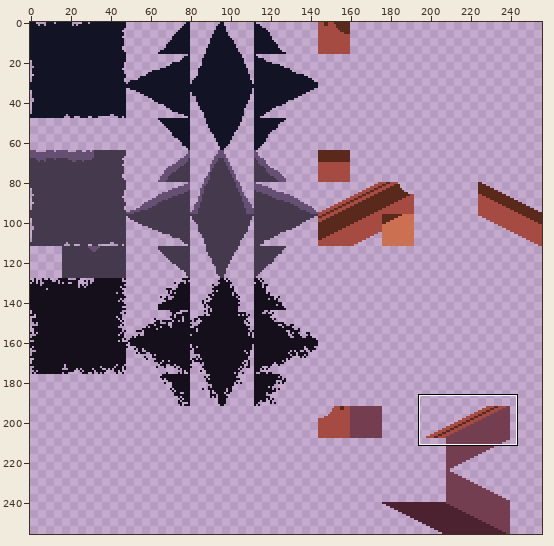
Pixel-art file: assets/Tile/Cave.ase. Above: a wide view before the commit, with the close-up outlined.
Close-up. Old version:
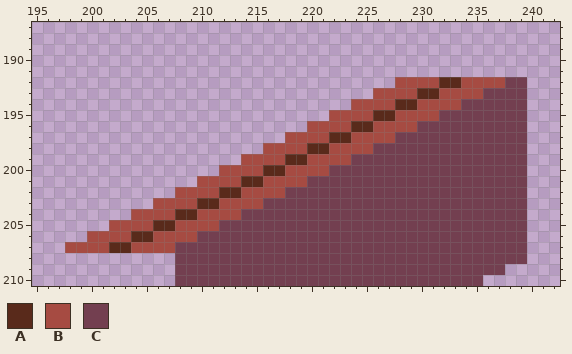
256x256 pixels, 1 frame. Shown: x 195..242, y 187..210.
Palette (. is transparent): A #592a1b  B #a64b42  C #733f50
Pixels before, first column x 198:
192 ..............................BBBBAABBBBCC
193 ............................BBBBAABBBBCCCC
194 ..........................BBBBAABBBBCCCCCC
195 ........................BBBBAABBBBCCCCCCCC
196 ......................BBBBAABBBBCCCCCCCCCC
197 ....................BBBBAABBBBCCCCCCCCCCCC
198 ..................BBBBAABBBBCCCCCCCCCCCCCC
199 ................BBBBAABBBBCCCCCCCCCCCCCCCC
200 ..............BBBBAABBBBCCCCCCCCCCCCCCCCCC
201 ............BBBBAABBBBCCCCCCCCCCCCCCCCCCCC
202 ..........BBBBAABBBBCCCCCCCCCCCCCCCCCCCCCC
203 ........BBBBAABBBBCCCCCCCCCCCCCCCCCCCCCCCC
204 ......BBBBAABBBBCCCCCCCCCCCCCCCCCCCCCCCCCC
205 ....BBBBAABBBBCCCCCCCCCCCCCCCCCCCCCCCCCCCC
206 ..BBBBAABBBBCCCCCCCCCCCCCCCCCCCCCCCCCCCCCC
207 BBBBAABBBBCCCCCCCCCCCCCCCCCCCCCCCCCCCCCCCC
208 ..........CCCCCCCCCCCCCCCCCCCCCCCCCCCCCCCC
209 ..........CCCCCCCCCCCCCCCCCCCCCCCCCCCCCC..
210 ..........CCCCCCCCCCCCCCCCCCCCCCCCCCCC....
After:
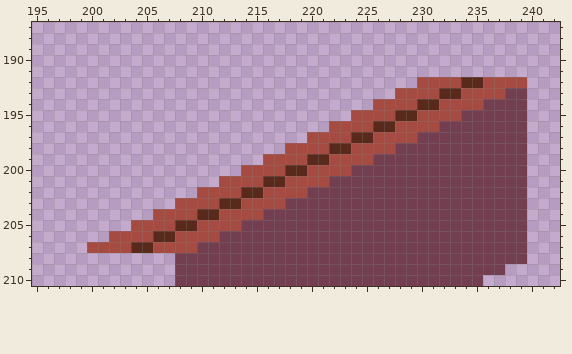
Edits made:
Layer "Layer 1":
y 192: x 228..229 BB -> ..; x 232..235 AABB -> BBAA; x 238..239 CC -> BB
y 193: x 226..227 BB -> ..; x 230..233 AABB -> BBAA; x 236..237 CC -> BB
y 194: x 224..225 BB -> ..; x 228..231 AABB -> BBAA; x 234..235 CC -> BB
y 195: x 222..223 BB -> ..; x 226..229 AABB -> BBAA; x 232..233 CC -> BB
y 196: x 220..221 BB -> ..; x 224..227 AABB -> BBAA; x 230..231 CC -> BB
y 197: x 218..219 BB -> ..; x 222..225 AABB -> BBAA; x 228..229 CC -> BB
y 198: x 216..217 BB -> ..; x 220..223 AABB -> BBAA; x 226..227 CC -> BB
y 199: x 214..215 BB -> ..; x 218..221 AABB -> BBAA; x 224..225 CC -> BB
y 200: x 212..213 BB -> ..; x 216..219 AABB -> BBAA; x 222..223 CC -> BB
y 201: x 210..211 BB -> ..; x 214..217 AABB -> BBAA; x 220..221 CC -> BB
y 202: x 208..209 BB -> ..; x 212..215 AABB -> BBAA; x 218..219 CC -> BB
y 203: x 206..207 BB -> ..; x 210..213 AABB -> BBAA; x 216..217 CC -> BB
y 204: x 204..205 BB -> ..; x 208..211 AABB -> BBAA; x 214..215 CC -> BB
y 205: x 202..203 BB -> ..; x 206..209 AABB -> BBAA; x 212..213 CC -> BB
y 206: x 200..201 BB -> ..; x 204..207 AABB -> BBAA; x 210..211 CC -> BB
y 207: x 198..199 BB -> ..; x 202..205 AABB -> BBAA; x 208..209 CC -> BB
Pixel boxes of the changes (left, top, right, bottom) in both close-ups:
changed: (65, 77, 527, 253)
